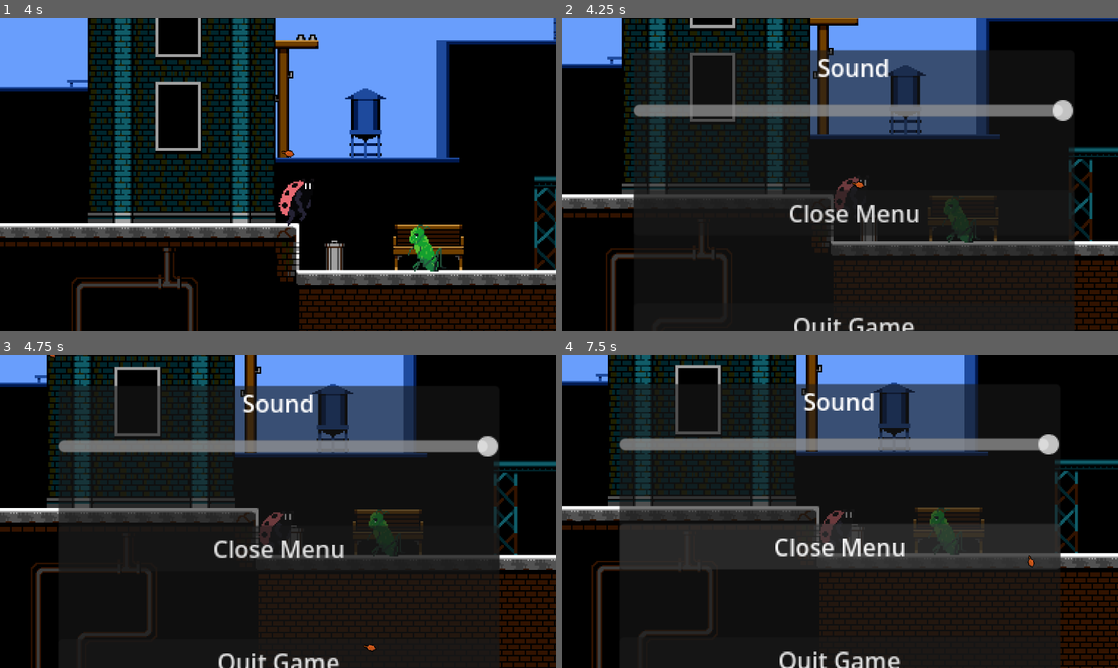
Above: before the commit, frames 1-4 (two rows, left to right).
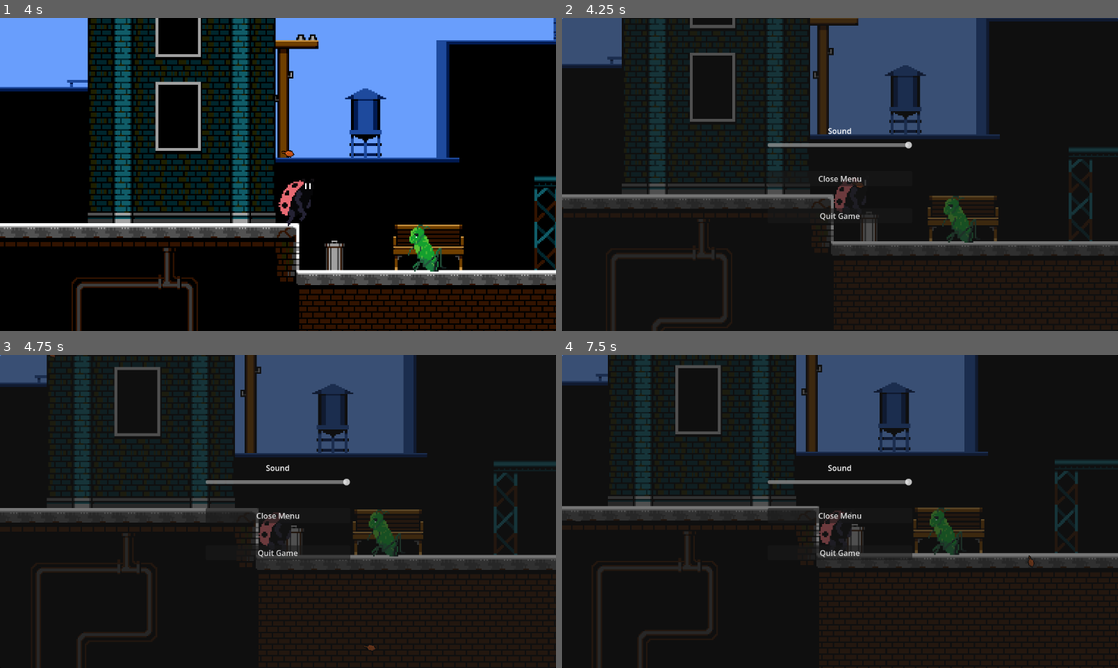
Above: after the commit, the same moments.

Repository: MineSwe/Bananerna-Studios-META-Game-Jam-2026
Game: Godot game, scene res://scenes/levels/level1.tscn
Two runs of this game, one before a commit and one after it. Both use one fixed random seed, a clock stepped at 60 frames per second and the inputs below. This scene is started directly instead of the project's main scene.
Inputs (mouse positions are in pixels of both pictures, inside the frame that each line leads up to):
- Up to frame 1 (4 s): tap Enter (ui_accept) at 0.5, 1.55, 2.85 s; move the mouse to (400, 158) at 0.52 s; hold Enter (ui_accept) 0.53-1.28 s; hold D (right) 0.53-2.03 s; tap Space (jump) at 0.77, 0.8, 1.07, 1.35, 1.52, 1.82, 2.3, 3.02, 3.32, 3.6, 3.77 s; move the mouse to (166, 190) at 1.27 s; move the mouse to (333, 105) at 2.02 s; hold A (left) 2.03-2.78 s; hold Enter (ui_accept) 2.03-2.78 s; move the mouse to (250, 237) at 2.77 s; hold D (right) from 2.78 s (still down); move the mouse to (444, 221) at 3.52 s
- Up to frame 2 (4.25 s): keep holding D (right); tap Space (jump) at 4.07 s; tap Escape (esc) at 4.15 s
- Up to frame 3 (4.75 s): move the mouse to (111, 464) at 4.27 s; release D (right) at 4.28 s; hold A (left) from 4.28 s (still down); tap Enter (ui_accept) at 4.35 s; tap Space (jump) at 4.52 s
- Up to frame 4 (7.5 s): tap Space (jump) at 4.82, 5.3, 5.85, 6.02, 6.32, 6.77, 6.8, 7.07 s; move the mouse to (867, 511) at 5.02 s; release A (left) at 5.03 s; hold D (right) 5.03-5.78 s; hold Enter (ui_accept) 5.03-5.78 s; move the mouse to (756, 433) at 5.77 s; hold A (left) 5.78-7.28 s; tap Enter (ui_accept) at 6.05, 6.5, 7.35 s; move the mouse to (962, 495) at 6.52 s; hold Enter (ui_accept) 6.53-7.28 s; move the mouse to (728, 527) at 7.27 s; hold D (right) from 7.28 s (still down)

Frame 1 is identical in both runs. In frame 2, 13% of the frame differs, in the area x 0-100%, y 0-100%; in frame 3, 12%; in frame 4, 18%.

Commit message:
Made options static and how it interacts with dialogue

Diff:
--- a/Godot Project files/meta-game-jam-26/project.godot
+++ b/Godot Project files/meta-game-jam-26/project.godot
@@ -30,6 +30,17 @@
 
 [input]
 
+ui_accept={
+"deadzone": 0.5,
+"events": [Object(InputEventKey,"resource_local_to_scene":false,"resource_name":"","device":-1,"window_id":0,"alt_pressed":false,"shift_pressed":false,"ctrl_pressed":false,"meta_pressed":false,"pressed":false,"keycode":87,"physical_keycode":0,"key_label":0,"unicode":119,"location":0,"echo":false,"script":null)
+, Object(InputEventKey,"resource_local_to_scene":false,"resource_name":"","device":-1,"window_id":0,"alt_pressed":false,"shift_pressed":false,"ctrl_pressed":false,"meta_pressed":false,"pressed":false,"keycode":0,"physical_keycode":4194309,"key_label":0,"unicode":0,"location":0,"echo":false,"script":null)
+]
+}
+ui_close_dialog={
+"deadzone": 0.5,
+"events": [Object(InputEventKey,"resource_local_to_scene":false,"resource_name":"","device":-1,"window_id":0,"alt_pressed":false,"shift_pressed":false,"ctrl_pressed":false,"meta_pressed":false,"pressed":false,"keycode":32,"physical_keycode":0,"key_label":0,"unicode":32,"location":0,"echo":false,"script":null)
+]
+}
 left={
 "deadzone": 0.2,
 "events": [Object(InputEventKey,"resource_local_to_scene":false,"resource_name":"","device":-1,"window_id":0,"alt_press …(191 unchanged characters)…
--- a/Godot Project files/meta-game-jam-26/scenes/levels/level1.tscn
+++ b/Godot Project files/meta-game-jam-26/scenes/levels/level1.tscn
@@ -7,6 +7,7 @@
 [ext_resource type="PackedScene" uid="uid://v153r48llfp5" path="res://scenes/levels/titlescreen/ingame_options.tscn" id="4_8a7m2"]
 [ext_resource type="PackedScene" uid="uid://0lf81uu1l537" path="res://scenes/prefabs/leafparticles.tscn" id="5_plydf"]
 [ext_resource type="PackedScene" uid="uid://d1vl30nc35eu7" path="res://scenes/prefabs/grasshopper_npc.tscn" id="6_1seuy"]
+[ext_resource type="PackedScene" uid="uid://bxw87wn8lb8g7" path="res://scenes/prefabs/dialogue_ui.tscn" id="8_8a7m2"]
 
 [sub_resource type="TileSetAtlasSource" id="TileSetAtlasSource_lrl65"]
 texture = ExtResource("1_dywbp")
@@ -842,11 +843,6 @@
 limit_smoothed = true
 position_smoothing_enabled = true
 
-[node name="IngameOptions" parent="Player/Camera2D" unique_id=1063647045 instance=ExtResource("4_8a7m2")]
-visible = false
-size_flags_horizontal = 4
-size_flags_vertical = 0
-
 [node name="CPUParticles2D" parent="Player" unique_id=1165135826 instance=ExtResource("5_plydf")]
 position = Vector2(350.324, -224.845)
 amount = 200
@@ -857,4 +853,19 @@
 z_index = 4
 position = Vector2(100, 17)
 
+[node name="dialogue_ui" parent="." unique_id=266174670 instance=ExtResource("8_8a7m2")]
+visible = false
+
+[node name="IngameOptions" parent="." unique_id=1063647045 instance=ExtResource("4_8a7m2")]
+visible = false
+offset_left = -140.0
+offset_top = -27.0
+offset_right = -140.0
+offset_bottom = -27.0
+size_flags_horizontal = 4
+size_flags_vertical = 0
+
 [connection signal="dialog" from="Grasshopper" to="Player" method="_on_grasshopper_dialog"]
+[connection signal="dialog" from="Grasshopper" to="dialogue_ui" method="_on_grasshopper_dialog"]
+[connection signal="stopped_talking" from="dialogue_ui" to="Player" method="_on_dialogue_ui_stopped_talking"]
+[connection signal="stopped_talking" from="dialogue_ui" to="Grasshopper" method="_on_dialogue_ui_stopped_talking"]
--- a/Godot Project files/meta-game-jam-26/scenes/levels/titlescreen/ingame_options.tscn
+++ b/Godot Project files/meta-game-jam-26/scenes/levels/titlescreen/ingame_options.tscn
@@ -13,28 +13,30 @@
 grow_horizontal = 2
 grow_vertical = 2
 
-[node name="PanelContainer" type="PanelContainer" parent="." unique_id=1402096973]
-layout_mode = 1
+[node name="CanvasLayer" type="CanvasLayer" parent="." unique_id=1752843672]
+visible = false
+
+[node name="PanelContainer" type="PanelContainer" parent="CanvasLayer" unique_id=1402096973]
 anchors_preset = 15
 anchor_right = 1.0
 anchor_bottom = 1.0
 grow_horizontal = 2
 grow_vertical = 2
 
-[node name="VBoxContainer" type="VBoxContainer" parent="PanelContainer" unique_id=1088489724]
+[node name="VBoxContainer" type="VBoxContainer" parent="CanvasLayer/PanelContainer" unique_id=1088489724]
 custom_minimum_size = Vector2(200, 0)
 layout_mode = 2
 size_flags_horizontal = 4
 size_flags_vertical = 4
 theme_override_constants/separation = 10
 
-[node name="Sound" type="Label" parent="PanelContainer/VBoxContainer" unique_id=2138388508]
+[node name="Sound" type="Label" parent="CanvasLayer/PanelContainer/VBoxContainer" unique_id=2138388508]
 layout_mode = 2
 text = "Sound"
 horizontal_alignment = 1
 vertical_alignment = 1
 
-[node name="VolumeSlider" type="HSlider" parent="PanelContainer/VBoxContainer" unique_id=1188890951]
+[node name="VolumeSlider" type="HSlider" parent="CanvasLayer/PanelContainer/VBoxContainer" unique_id=1188890951]
 custom_maximum_size = Vector2(300, -1)
 layout_mode = 2
 size_flags_vertical = 4
@@ -42,25 +44,25 @@
 step = 0.05
 script = ExtResource("1_sedlt")
 
-[node name="MarginContainer" type="MarginContainer" parent="PanelContainer/VBoxContainer" unique_id=1741349028]
+[node name="MarginContainer" type="MarginContainer" parent="CanvasLayer/PanelContainer/VBoxContainer" unique_id=1741349028]
 custom_minimum_size = Vector2(-3.975, 25.315)
 layout_mode = 2
 
-[node name="ExitButton" type="Button" parent="PanelContainer/VBoxContainer" unique_id=1426755267]
+[node name="ExitButton" type="Button" parent="CanvasLayer/PanelContainer/VBoxContainer" unique_id=1426755267]
 layout_mode = 2
 text = "Close Menu"
 script = ExtResource("2_85mnd")
 
-[node name="MarginContainer2" type="MarginContainer" parent="PanelContainer/VBoxContainer" unique_id=203194290]
+[node name="MarginContainer2" type="MarginContainer" parent="CanvasLayer/PanelContainer/VBoxContainer" unique_id=203194290]
 custom_minimum_size = Vector2(-3.975, 25.315)
 layout_mode = 2
 
-[node name="QuitButton" parent="PanelContainer/VBoxContainer" unique_id=1333493606 instance=ExtResource("3_4xfwy")]
+[node name="QuitButton" parent="CanvasLayer/PanelContainer/VBoxContainer" unique_id=1333493606 instance=ExtResource("3_4xfwy")]
 custom_minimum_size = Vector2(300, 10)
 layout_mode = 2
 text = "Quit Game"
 script = ExtResource("4_a4q18")
 
-[connection signal="value_changed" from="PanelContainer/VBoxContainer/VolumeSlider" to="PanelContainer/VBoxContainer/VolumeSlider" method="_on_value_changed"]
-[connection signal="pressed" from="PanelContainer/VBoxContainer/ExitButton" to="PanelContainer/VBoxContainer/ExitButton" method="_on_pressed"]
-[connection signal="pressed" from="PanelContainer/VBoxContainer/QuitButton" to="PanelContainer/VBoxContainer/QuitButton" method="_on_pressed"]
+[connection signal="value_changed" from="CanvasLayer/PanelContainer/VBoxContainer/VolumeSlider" to="CanvasLayer/PanelContainer/VBoxContainer/VolumeSlider" method="_on_value_changed"]
+[connection signal="pressed" from="CanvasLayer/PanelContainer/VBoxContainer/ExitButton" to="CanvasLayer/PanelContainer/VBoxContainer/ExitButton" method="_on_pressed"]
+[connection signal="pressed" from="CanvasLayer/PanelContainer/VBoxContainer/QuitButton" to="CanvasLayer/PanelContainer/VBoxContainer/QuitButton" method="_on_pressed"]
--- /dev/null
+++ b/Godot Project files/meta-game-jam-26/scenes/prefabs/dialogue_ui.tscn
@@ -0,0 +1,42 @@
+[gd_scene format=3 uid="uid://bxw87wn8lb8g7"]
+
+[ext_resource type="Script" uid="uid://chxpq4hrvccjn" path="res://scripts/ui/dialogue.gd" id="1_dxd25"]
+
+[node name="dialogue_ui" type="Control" unique_id=266174670]
+layout_mode = 3
+anchors_preset = 15
+anchor_right = 1.0
+anchor_bottom = 1.0
+grow_horizontal = 2
+grow_vertical = 2
+script = ExtResource("1_dxd25")
+
+[node name="CanvasLayer" type="CanvasLayer" parent="." unique_id=949848687]
+visible = false
+
+[node name="bg" type="ColorRect" parent="CanvasLayer" unique_id=352577837]
+anchors_preset = 5
+anchor_left = 0.5
+anchor_right = 0.5
+offset_left = -470.0
+offset_top = 40.0
+offset_right = 470.0
+offset_bottom = 195.0
+grow_horizontal = 2
+color = Color(0, 0, 0, 0.44313726)
+
+[node name="dialogue" type="RichTextLabel" parent="CanvasLayer/bg" unique_id=187775909]
+layout_mode = 1
+anchors_preset = 15
+anchor_right = 1.0
+anchor_bottom = 1.0
+offset_left = 25.0
+offset_top = 20.0
+offset_right = -30.0
+offset_bottom = -13.0
+grow_horizontal = 2
+grow_vertical = 2
+theme_override_font_sizes/normal_font_size = 26
+text = "Iognisaon ionjaios njgiojgi oajgio jasio gjsioa jgioasj iojasio gjios gjiao jgiojiog jaio jgiosa jiogji oajiog jasio jia jgio jsaiog jisoaj goisaj iogsajio gjasio jgioasjiog jiojsiao jios jio"
+scroll_active = false
+visible_characters_behavior = 1
--- a/Godot Project files/meta-game-jam-26/scenes/prefabs/grasshopper_npc.tscn
+++ b/Godot Project files/meta-game-jam-26/scenes/prefabs/grasshopper_npc.tscn
@@ -85,15 +85,7 @@
 position = Vector2(2, -0.5)
 shape = SubResource("RectangleShape2D_51kar")
 
-[node name="Label" type="Label" parent="." unique_id=1818570813]
-visible = false
-offset_left = -28.0
-offset_top = -41.0
-offset_right = 28.0
-offset_bottom = -18.0
-text = "Talking"
-
-[node name="Sprite2D" type="Sprite2D" parent="." unique_id=1411793196]
+[node name="TalkButton" type="Sprite2D" parent="." unique_id=1411793196]
 visible = false
 position = Vector2(-1, -25)
 texture = SubResource("AtlasTexture_qe0qj")
--- a/Godot Project files/meta-game-jam-26/scripts/npc.gd
+++ b/Godot Project files/meta-game-jam-26/scripts/npc.gd
@@ -4,34 +4,42 @@
 @onready var getPlayer = get_parent().get_node("Player")
 @onready var player_pos = getPlayer.position
 
-var isInRange = false
-var isTalking = false
+var is_in_range = false
+var is_talking = false
 signal dialog
 
 func _physics_process(delta: float) -> void:
 	player_pos = get_parent().get_node("Player").position
 	animation_handler()
-	if Input.is_action_pressed("ui_accept") && isInRange == true && isTalking == false:
+	if Input.is_action_pressed("ui_accept") && is_in_range == true && is_talking == false:
 		_dialog()
 
 func animation_handler() -> void:
-	animated_sprite_2d.play("idle")
+	if is_talking == false:
+		animated_sprite_2d.play("idle")
+	else:
+		animated_sprite_2d.play("talking")
 	if self.position.x < player_pos.x:
 		animated_sprite_2d.flip_h = true
 	else:
 		animated_sprite_2d.flip_h = false
 
+
 func _on_body_entered(body: Node2D) -> void:
-	$Sprite2D.visible = true
-	isInRange = true
+	if is_talking == false:
+		$TalkButton.visible = true
+	is_in_range = true
 
 
 func _on_body_exited(body: Node2D) -> void:
-	$Sprite2D.visible = false
-	isInRange = false
+	$TalkButton.visible = false
+	is_in_range = false
 
 func _dialog():
-	isTalking == true
-	$Sprite2D.visible = false
-	$Label.visible = true
+	$TalkButton.visible = false
+	is_talking = true
 	dialog.emit()
+
+func _on_dialogue_ui_stopped_talking() -> void:
+	is_talking = false
+	$TalkButton.visible = true
--- a/Godot Project files/meta-game-jam-26/scripts/player.gd
+++ b/Godot Project files/meta-game-jam-26/scripts/player.gd
@@ -1,12 +1,15 @@
 extends CharacterBody2D
 
 @onready var animated_sprite_2d = $AnimatedSprite2D
-@onready var options = get_node("Camera2D/IngameOptions")
+@onready var options = get_parent().get_node("IngameOptions/CanvasLayer")
 
 const SPEED = 80.0
 var jump_velocity = -400.0
 
-@onready var getNPC = get_parent().get_node("Grasshopper")
+var is_talking = false
+
+func _ready():
+	options.visible = false
 
 func _physics_process(delta: float) -> void:
 	# Add the gravity.
@@ -14,20 +17,22 @@
 		velocity += get_gravity() * delta
 
 	# Handle jump.
-	if Input.is_action_just_pressed("jump") and is_on_floor():
+	if Input.is_action_just_pressed("jump") and is_on_floor() and is_talking == false:
 		velocity.y = jump_velocity
 
 
 	if Input.is_action_just_pressed("esc"):
-		print("esc")
-		options.visible = true
+		if options.visible == false:
+			options.visible = true
+		else:
+			options.visible = false
 
 
 
 	# Get the input direction and handle the movement/deceleration.
 	# As good practice, you should replace UI actions with custom gameplay actions.
 	var direction := Input.get_axis("left", "right")
-	if (options.visible == true):
+	if (options.visible == true or is_talking == true):
 		direction = 0
 		jump_velocity = 0
 	else:
@@ -52,5 +57,7 @@
 		animated_sprite_2d.play("idle")
 
 func _on_grasshopper_dialog() -> void:
-	$Label.visible = true
-	pass # Replace with function body.
+	is_talking = true
+
+func _on_dialogue_ui_stopped_talking() -> void:
+	is_talking = false
--- /dev/null
+++ b/Godot Project files/meta-game-jam-26/scripts/ui/dialogue.gd
@@ -0,0 +1,35 @@
+extends Node
+var is_talking = false
+signal stopped_talking
+var talk_speed = 20
+var text = ["I'm talking"]
+var current_text_id = 0
+@onready var dialogue = $CanvasLayer/bg/dialogue
+@onready var options = get_parent().get_node("IngameOptions/CanvasLayer")
+
+func _ready() -> void:
+	dialogue.visible_ratio = 0
+
+func _on_grasshopper_dialog() -> void:
+	current_text_id = 0
+	text = ["oh... hello...", "Didn't see you here", "Just 10 years ago it was all perfect", "Then the 1̷̼̪̩͔̀ͮ1̜̹̈ͧ̕͜0͍̞̮̥̑ͣ́͞0̪͎̎̐̍̑͜͝0͔̄͛̒ͭ͟͡0̧̢̥̠̊͒͠1̹̍͒͘͢͡0̷̮͈ͮ̀ͧ1̴̨̹͋̐0͓̹̯̀ͪ͒͂͝0̸̻̠̝̄̏̿ came..."]
+	dialogue.text = text[current_text_id]
+	is_talking = true
+	$CanvasLayer.visible = true
+
+func _physics_process(delta: float) -> void:
+	if is_talking == true and options.visible == false:
+		if dialogue.visible_ratio != 1.0:
+			dialogue.visible_ratio = minf(dialogue.visible_ratio + (talk_speed * delta / dialogue.text.length()), 1.0)
+			if Input.is_action_just_pressed("ui_close_dialog"):
+				dialogue.visible_ratio = 1.0
+		else:
+			if Input.is_action_just_pressed("ui_close_dialog"):
+				current_text_id += 1
+				dialogue.visible_ratio = 0
+				if current_text_id >= text.size():
+					is_talking = false
+					$CanvasLayer.visible = false
+					stopped_talking.emit()
+				else:
+					dialogue.text = text[current_text_id]
Not shown, added: Godot Project files/meta-game-jam-26/scripts/ui/dialogue.gd.uid
